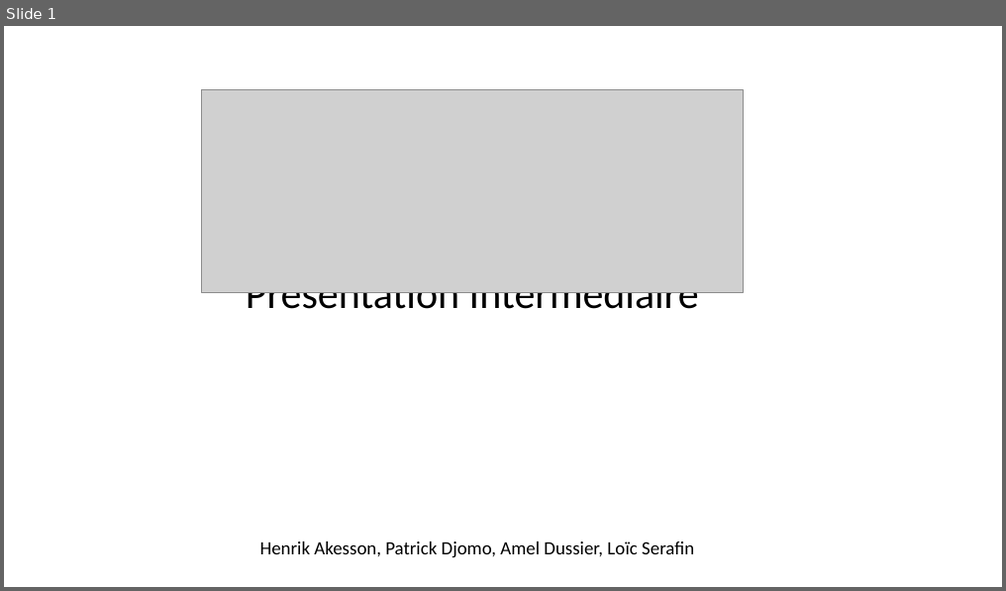
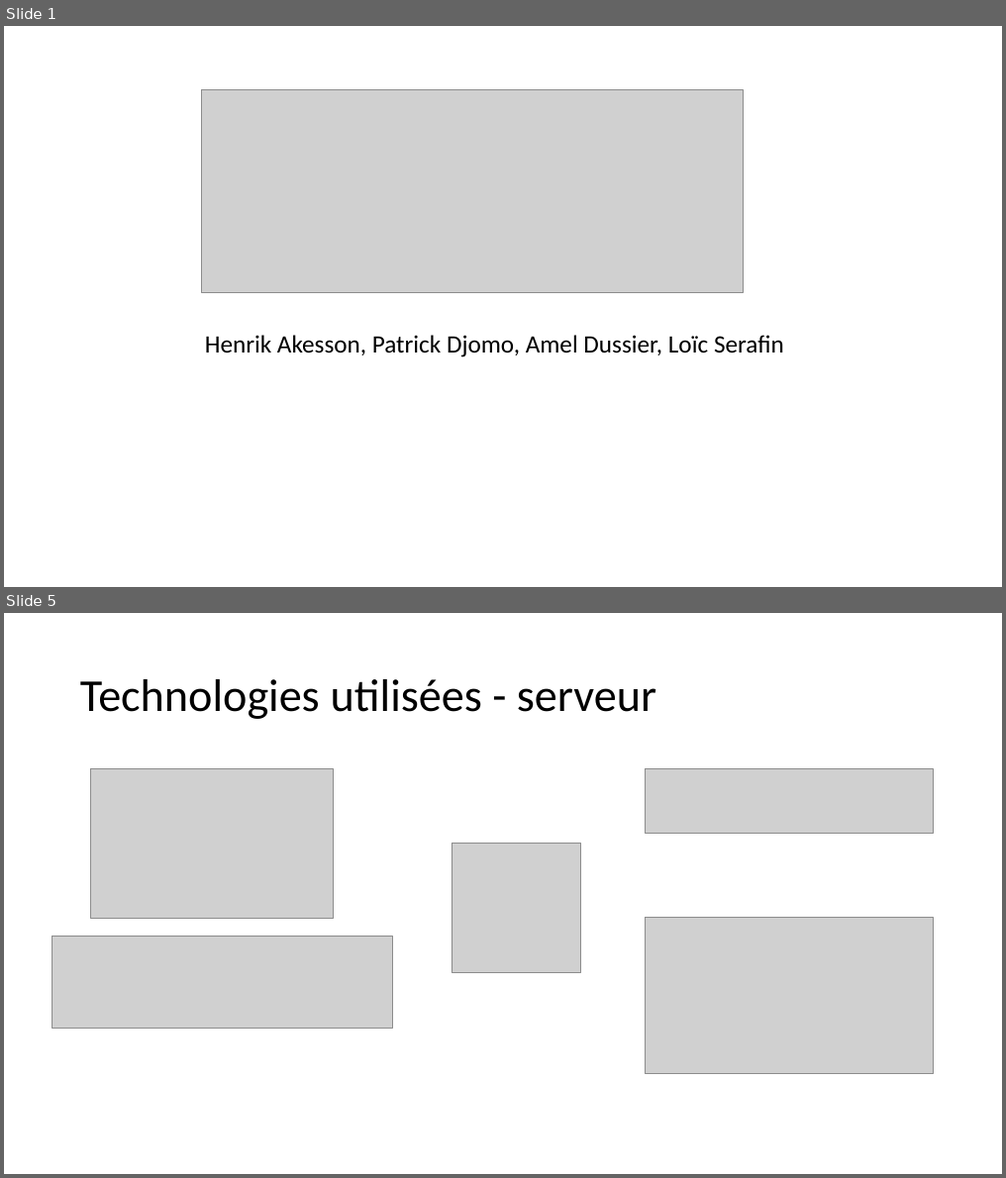
Before and after one commit to pikkle/chaton, a slide deck: docs/presentation_intermediaire.pptx. Shown one above the other, each under a label of ours: slide 1 before the commit, slides 1 and 5 after it; the slides between them are not shown. The pictures are 1006x591 and 1006x1178 pixels, drawn with LibreOffice and Linux fonts; fonts in the diff are those of the drawing; grey boxes stand for pictures. Boxes give left, top, right and bottom in pixels: in the first picture for what was removed or moved away, otherwise in the second. Text is boxed around its words. In the diff, an @@ line names an element or a change of style, - is before the commit and + after.

```diff
--- a/docs/presentation_intermediaire.pptx
+++ b/docs/presentation_intermediaire.pptx
@@ slide 5 added at (x1=4, y1=613, x2=1002, y2=1174), background #FFFFFF @@
@@ title added at (x1=80, y1=679, x2=656, y2=719), 44 pt, text #000000 @@
+Technologies utilisées - serveur
@@ picture added at (x1=90, y1=769, x2=333, y2=919) @@
@@ picture added at (x1=645, y1=769, x2=933, y2=834) @@
@@ picture added at (x1=451, y1=844, x2=580, y2=973) @@
@@ picture added at (x1=52, y1=936, x2=392, y2=1029) @@
@@ picture added at (x1=645, y1=918, x2=933, y2=1073) @@
@@ slide 1 changed as well @@
@@ text removed at (x1=246, y1=292, x2=699, y2=319) @@
-Présentation Intermédiaire
@@ text "Henrik Akesson, Patrick Djomo, Amel ..." moved from (x1=260, y1=542, x2=694, y2=559) to (x1=205, y1=335, x2=784, y2=358) @@
@@ text "Henrik Akesson, Patrick Djomo, Amel ..." at (x1=205, y1=335, x2=784, y2=358): size 18 to 24 pt @@
```
Also in this commit, not shown: 6 other slides changed, 4 other slides added, 6 other files.
